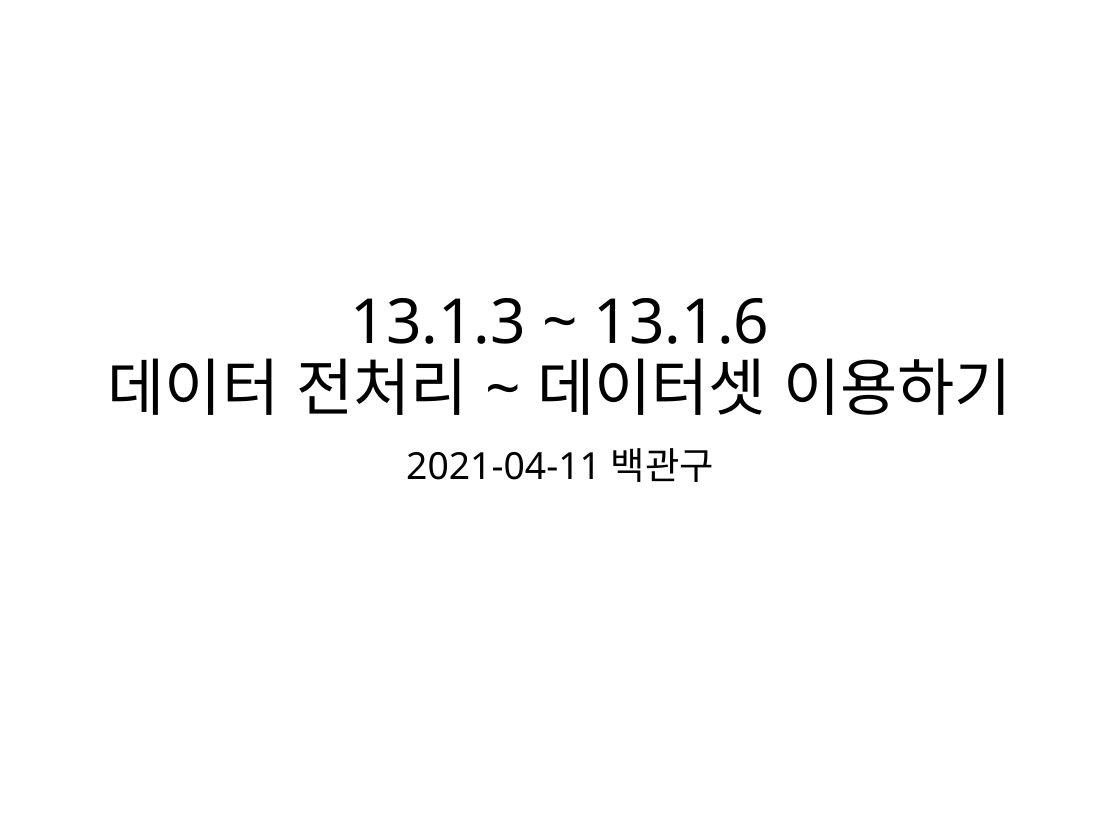
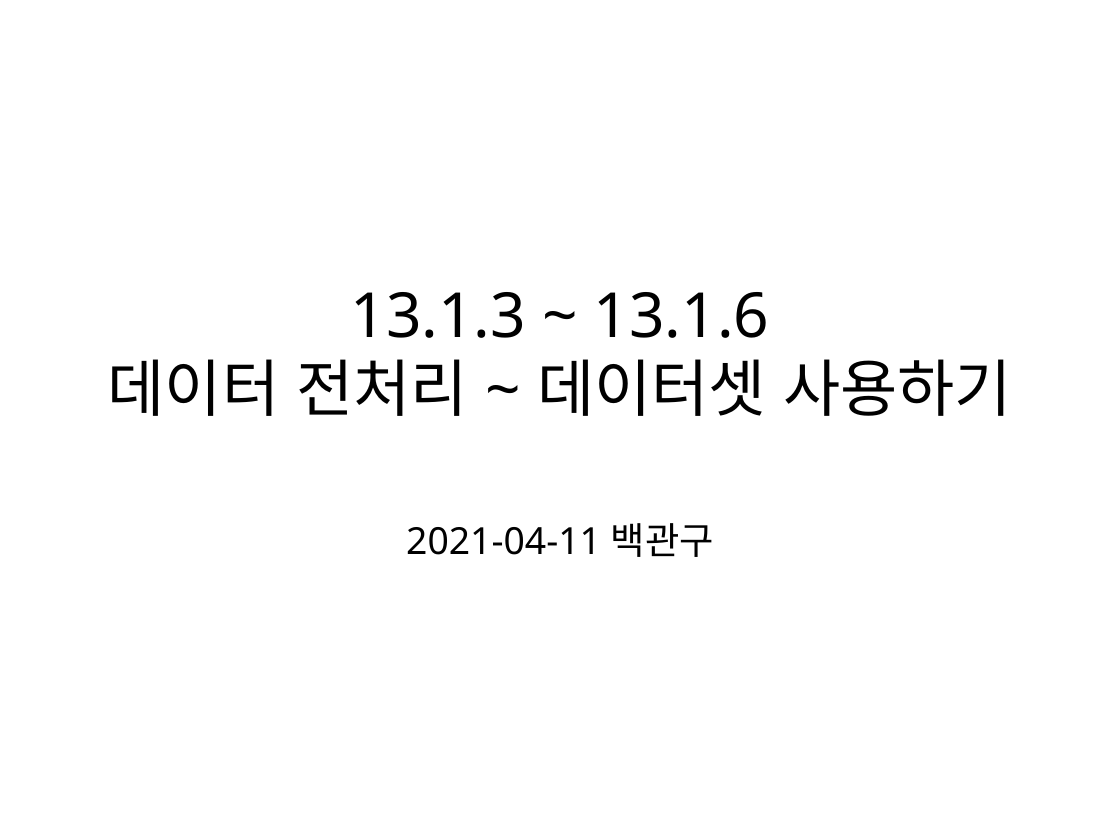
Before and after one commit to Kwan-Gu/data_science, a slide deck: slide 1 of ML/HandsOn/13/13_1_3_데이터전처리.pptx. Drawn at 1120x840 pixels with LibreOffice and Linux fonts; fonts in the diff are those of the drawing. Boxes give left, top, right and bottom in pixels: in the first picture for what was removed or moved away, otherwise in the second. Text is boxed around its words. In the diff, an @@ line names an element or a change of style, - is before the commit and + after.

Commit message:
Create 13_1_3_데이터전처리

```diff
--- a/ML/HandsOn/13/13_1_3_데이터전처리.pptx
+++ b/ML/HandsOn/13/13_1_3_데이터전처리.pptx
@@ title at <box>108,292,1012,416</box>: text changed @@
-13.1.3 ~ 13.1.6
-데이터 전처리 ~ 데이터셋 이용하기
+13.1.3 ~ 13.1.6
+데이터 전처리 ~ 데이터셋 사용하기
@@ subtitle "2021-04-11 백관구" at <box>406,523,714,557</box>: vertical alignment top to middle @@
```
Also in this commit, not shown: 2 other slides changed, 12 slides added, 2 other files.
